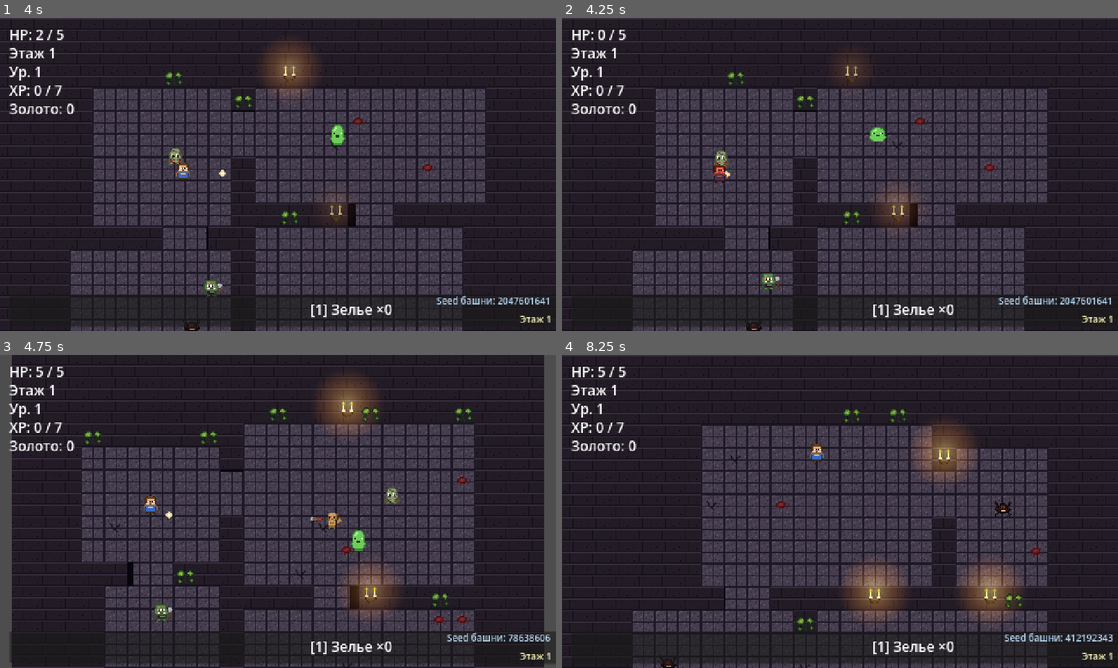
Above: before the commit, frames 1-4 (two rows, left to right).
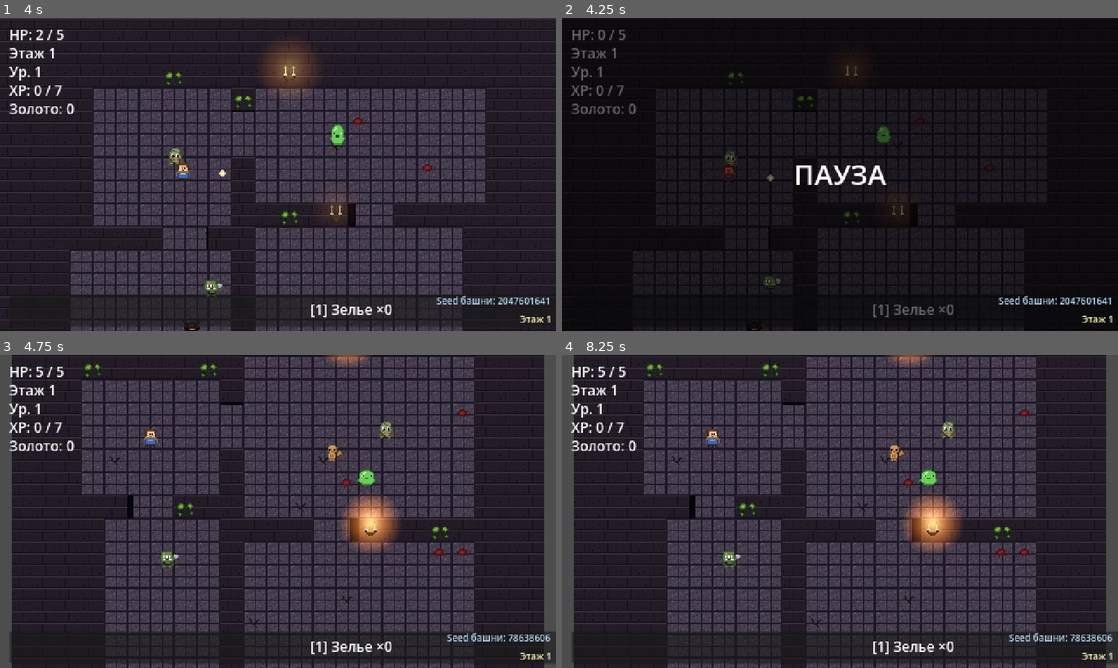
Above: after the commit, the same moments.

Repository: slartus/roguelike-game
Game: Godot game, scene res://scenes/main.tscn
Same seed, same stepped clock (60 frames per second), same inputs: the game is played once before the commit and once after it.
Inputs (mouse positions are in pixels of both pictures, inside the frame that each line leads up to):
- Up to frame 1 (4 s): tap Enter at 0.5 s; move the mouse to (400, 158) at 0.52 s; press the mouse at (400, 158) at 0.53 s; hold D (move_right) 0.53-1.25 s; release the mouse at (400, 158) at 1.25 s; drag from (166, 190) to (250, 237) at 1.27 s; move the mouse to (333, 105) at 2.02 s; hold D (move_right) 2.03-2.75 s; tap Alt at 2.1 s; drag from (250, 237) to (111, 127) at 2.77 s; move the mouse to (444, 221) at 3.52 s; press the mouse at (444, 221) at 3.53 s; hold A (move_left) from 3.53 s (still down)
- Up to frame 2 (4.25 s): keep holding A (move_left); tap Escape (pause, bound only after the commit) at 4.15 s
- Up to frame 3 (4.75 s): release A (move_left) at 4.25 s; release the mouse at (444, 558) at 4.25 s; drag from (111, 464) to (172, 511) at 4.27 s
- Up to frame 4 (8.25 s): move the mouse to (867, 511) at 5.02 s; hold S (move_down) 5.03-5.75 s; tap Alt at 5.1, 8.1 s; click (867, 511) at 5.17 s; drag from (756, 433) to (728, 527) at 5.77 s; move the mouse to (962, 495) at 6.52 s; press the mouse at (962, 495) at 6.53 s; hold W (move_up) 6.53-7.25 s; release the mouse at (962, 495) at 7.25 s; drag from (728, 527) to (828, 439) at 7.27 s; tap Space at 8 s; move the mouse to (895, 442) at 8.02 s; hold S (move_down) from 8.03 s (still down)

Frame 1 is identical in both runs. In frame 2, 42% of the frame differs, in the area x 0-100%, y 0-100%; in frame 3, 31%; in frame 4, 43%.

Commit message:
feat(ui): pause on ESC with overlay panel, toggle with ESC again
Раньше игру нельзя было поставить на паузу — окно приходилось
свернуть, а таймеры продолжали тикать.

Теперь клавиша ESC (input action "pause", physical_keycode 4194305)
в hud.gd::_unhandled_input вызывает _toggle_pause:
- get_tree().paused = true → всё дерево замирает;
- PausePanel (полноэкранный ColorRect 60% чёрного + Label "ПАУЗА",
  font_size 24) становится visible;
- второй ESC инвертирует всё обратно.

HUD помечен process_mode = ALWAYS в .tscn — иначе после паузы сам
HUD тоже застыл бы и повторный ESC ничего не сделал (deadlock).
Все остальные ноды (Main, Player, враги, пикапы) на дефолтном
INHERIT → корректно замирают.

Тесты: action defined, HUD process_mode = ALWAYS, toggle пауз+скрыт
→ активна+видна → снова пауз+скрыт. after_each сбрасывает paused,
чтобы следующие тесты не деадлочили await process_frame.

Co-Authored-By: Claude Opus 4.7 (1M context) <noreply@anthropic.com>

Diff:
--- a/project.godot
+++ b/project.godot
@@ -78,6 +78,11 @@
 "events": [Object(InputEventKey,"resource_local_to_scene":false,"resource_name":"","device":-1,"window_id":0,"alt_press …(190 unchanged characters)…
 ]
 }
+pause={
+"deadzone": 0.5,
+"events": [Object(InputEventKey,"resource_local_to_scene":false,"resource_name":"","device":-1,"window_id":0,"alt_pressed":false,"shift_pressed":false,"ctrl_pressed":false,"meta_pressed":false,"pressed":false,"keycode":0,"physical_keycode":4194305,"key_label":0,"unicode":0,"location":0,"echo":false,"script":null)
+]
+}
 
 [internationalization]
 
--- a/scenes/ui/hud.gd
+++ b/scenes/ui/hud.gd
@@ -11,12 +11,25 @@
 @onready var _xp_label: Label = $XpLabel
 @onready var _gold_label: Label = $GoldLabel
 @onready var _potion_slot_label: Label = $InventoryPanel/PotionSlot
+@onready var _pause_panel: ColorRect = $PausePanel
 @onready var _log_box: VBoxContainer = $CombatLog
 
 func _ready() -> void:
 	EventLog.entry_added.connect(_on_log_entry)
 	GameState.health_potions_changed.connect(set_potion_count)
 	set_potion_count(GameState.health_potions)
+	# HUD.process_mode = ALWAYS (см. tscn), поэтому _unhandled_input
+	# работает даже когда весь остальной tree на паузе — иначе повторный
+	# ESC не мог бы снять паузу.
+
+func _unhandled_input(event: InputEvent) -> void:
+	if event.is_action_pressed("pause"):
+		_toggle_pause()
+
+func _toggle_pause() -> void:
+	var paused := not get_tree().paused
+	get_tree().paused = paused
+	_pause_panel.visible = paused
 
 func set_potion_count(count: int) -> void:
 	_potion_slot_label.text = tr("UI_POTION_SLOT") % count
--- a/scenes/ui/hud.tscn
+++ b/scenes/ui/hud.tscn
@@ -4,6 +4,7 @@
 
 [node name="HUD" type="CanvasLayer"]
 script = ExtResource("1_hud")
+process_mode = 3
 
 [node name="HealthLabel" type="Label" parent="."]
 offset_left = 8.0
@@ -62,6 +63,30 @@
 horizontal_alignment = 1
 vertical_alignment = 1
 
+[node name="PausePanel" type="ColorRect" parent="."]
+visible = false
+anchors_preset = 15
+anchor_right = 1.0
+anchor_bottom = 1.0
+color = Color(0, 0, 0, 0.6)
+
+[node name="PauseLabel" type="Label" parent="PausePanel"]
+anchors_preset = 8
+anchor_left = 0.5
+anchor_top = 0.5
+anchor_right = 0.5
+anchor_bottom = 0.5
+offset_left = -80.0
+offset_top = -16.0
+offset_right = 80.0
+offset_bottom = 16.0
+grow_horizontal = 2
+grow_vertical = 2
+theme_override_font_sizes/font_size = 24
+text = "ПАУЗА"
+horizontal_alignment = 1
+vertical_alignment = 1
+
 [node name="CombatLog" type="VBoxContainer" parent="."]
 anchors_preset = 3
 anchor_left = 1.0
--- /dev/null
+++ b/test/unit/test_pause.gd
@@ -0,0 +1,42 @@
+extends GutTest
+
+# Пауза по ESC — контракт:
+# - input action "pause" определён;
+# - HUD.process_mode = ALWAYS, иначе первый ESC поставил бы паузу
+#   и HUD не смог бы обработать второй ESC (был бы deadlock);
+# - _toggle_pause переключает get_tree().paused и visibility панели;
+# - двойное переключение возвращает исходное состояние.
+
+const HudScene = preload("res://scenes/ui/hud.tscn")
+
+func after_each() -> void:
+	# Не оставляем tree в paused между тестами — иначе следующие
+	# тесты с await get_tree().process_frame зависнут.
+	get_tree().paused = false
+
+func test_pause_input_action_is_defined() -> void:
+	assert_true(InputMap.has_action("pause"),
+		"должен быть action 'pause' в project.godot")
+	var events := InputMap.action_get_events("pause")
+	assert_gt(events.size(), 0, "у action должны быть привязки")
+
+func test_hud_has_process_mode_always() -> void:
+	var hud = HudScene.instantiate()
+	add_child_autofree(hud)
+	await get_tree().process_frame
+	assert_eq(hud.process_mode, Node.PROCESS_MODE_ALWAYS,
+		"HUD должен работать во время паузы — иначе второй ESC не снимет её")
+
+func test_toggle_pause_pauses_tree_and_shows_panel() -> void:
+	var hud = HudScene.instantiate()
+	add_child_autofree(hud)
+	await get_tree().process_frame
+	var panel: ColorRect = hud.get_node("PausePanel")
+	assert_false(panel.visible, "панель паузы стартует скрытой")
+	assert_false(get_tree().paused, "tree не на паузе стартово")
+	hud._toggle_pause()
+	assert_true(get_tree().paused, "первый toggle ставит паузу")
+	assert_true(panel.visible, "панель показывается")
+	hud._toggle_pause()
+	assert_false(get_tree().paused, "второй toggle снимает паузу")
+	assert_false(panel.visible, "панель скрывается")
Not shown, changed: docs/gamedesign/ui.md
